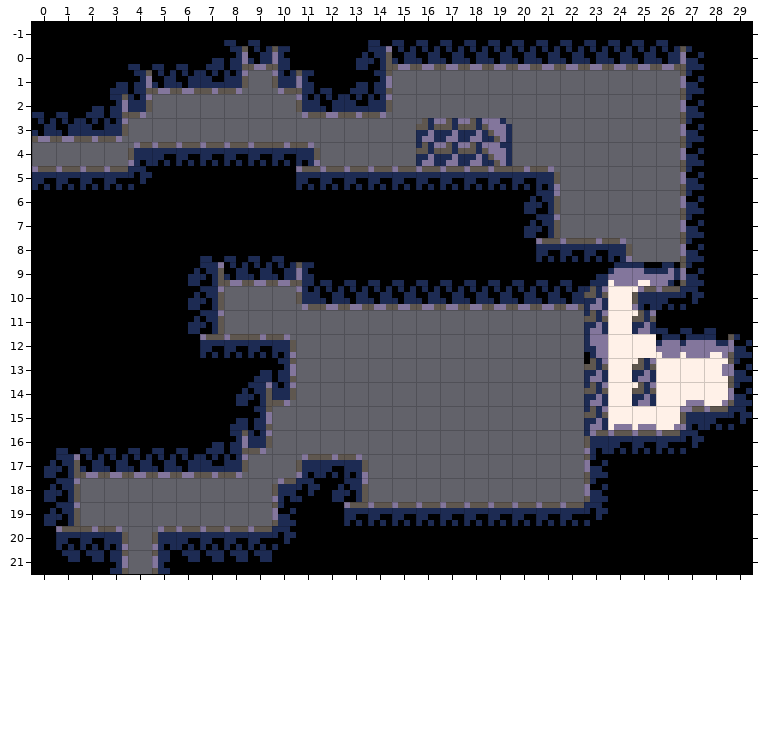
Two versions of a level (Tiled map, data/maps/room09.tmx). The picture above is the old version.
Cells are 8x8 px. Shown: x 0..29, y -1..21. The commit also replaced the tileset; all pictures use the new one.
After:
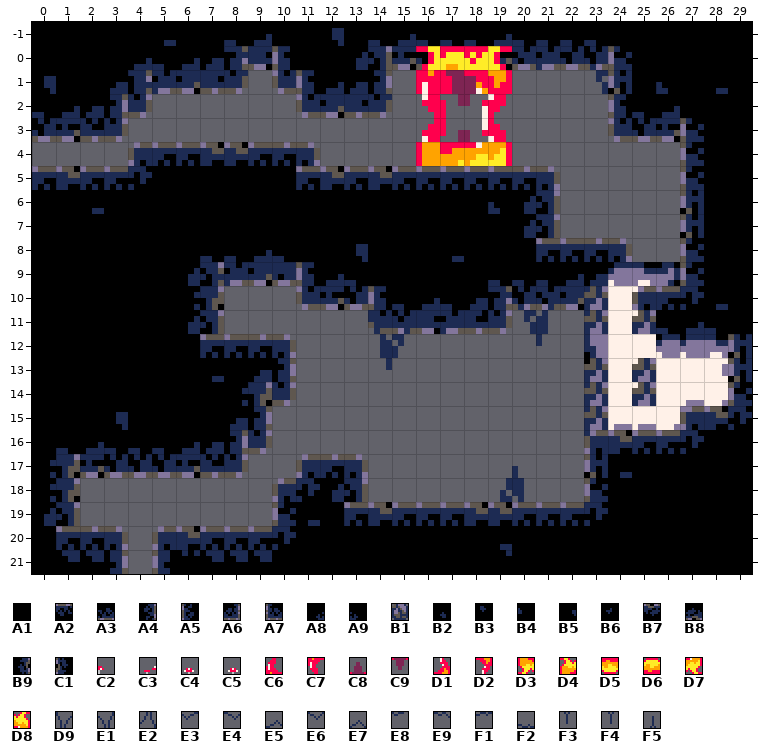
Key: from "tileset": A1 0, A2 1, A3 1 turned 180, A4 2, A5 2 turned 180, A6 3 flipped up-down, A7 3 turned 180, A8 4 flipped up-down, A9 4 turned 180, B1 6, B2 7, B3 7 turned 180, B4 8, B5 8 turned 180, B6 9, B7 10, B8 10 turned 180, B9 11 flipped left-right, C1 11 flipped up-down, C2 44 flipped left-right "decor", C3 45 flipped left-right "decor", C4 46 "decor", C5 46 flipped left-right "decor", C6 56 "decor", C7 56 flipped up-down "decor", C8 57 "decor", C9 57 flipped up-down "decor", D1 58 "decor", D2 58 flipped up-down "decor", D3 59, D4 59 flipped up-down, D5 60, D6 60 flipped up-down, D7 61, D8 61 flipped up-down, D9 64 "decor", E1 64 flipped left-right "decor", E2 64 turned 180 "decor", E3 65 "decor", E4 65 flipped left-right "decor", E5 65 turned 180 "decor", E6 66 "decor", E7 66 flipped up-down "decor", E8 67 "decor", E9 68 "decor", F1 69 "decor", F2 69 flipped up-down "decor", F3 80 "decor", F4 80 flipped left-right "decor", F5 80 turned 180 "decor".
__ is an empty cell, .. an unchanged one.
Difference:
--- layer "Tiles"
@@ x 0..29 @@
- 0 .. .. .. .. .. A1 .. .. .. A3 .. A1 A1 .. .. A3 .. .. .. A3 .. .. .. .. A3 A3 A3 A9 .. ..
- 1 .. .. .. .. A3 .. A3 .. __ __ .. .. .. .. .. .. __ __ __ .. __ __ __ __ __ __ __ A5 .. ..
- 2 A1 .. .. .. __ __ __ __ .. .. .. .. A3 .. .. .. __ __ __ .. .. .. .. __ __ __ __ A5 A1 ..
- 3 .. A3 .. .. .. .. .. .. .. .. .. .. __ __ .. .. .. .. .. .. .. .. .. .. __ __ __ A5 .. ..
- 4 .. .. .. .. .. .. __ .. .. .. .. .. .. .. .. .. B1 B1 B1 .. .. .. .. .. .. .. .. .. .. ..
- 5 .. .. .. .. .. .. .. A2 A2 .. .. .. __ __ __ .. B1 B1 B1 .. .. .. .. .. .. .. .. .. .. ..
- 6 .. A2 .. .. .. .. .. .. .. .. .. .. A2 .. A2 .. .. .. .. .. .. .. .. .. .. .. .. .. .. ..
- 7 .. .. A1 .. .. .. .. .. .. .. .. .. .. .. .. .. .. .. A1 A1 .. .. .. .. .. .. .. A5 .. ..
- 8 .. .. .. .. .. .. .. .. .. .. .. .. .. .. .. .. .. .. .. .. .. .. .. .. .. .. .. A5 .. ..
- 9 .. .. .. .. .. .. .. .. .. A3 .. .. A1 A1 .. .. .. A1 .. .. .. .. .. .. .. .. .. .. .. ..
-10 .. .. .. .. .. .. .. __ __ __ __ .. A3 .. A3 A3 A3 A3 A3 .. .. .. A3 .. .. .. .. .. .. ..
-11 .. .. .. .. .. .. A4 .. .. .. .. .. .. .. __ __ __ __ __ __ __ __ __ .. .. .. .. .. A1 ..
-12 .. .. .. .. .. .. .. .. .. .. .. .. .. .. __ __ __ __ .. .. __ .. .. .. .. .. .. A3 .. ..
-13 .. .. .. .. .. .. .. .. .. .. .. .. .. .. __ .. .. .. .. .. .. .. .. .. .. .. .. .. .. A5
-14 .. .. .. .. .. .. .. A1 .. .. .. .. .. .. .. .. .. .. .. .. .. .. .. .. .. .. .. .. .. A5
-15 .. .. .. .. .. .. .. .. A4 .. .. .. .. .. .. .. .. .. .. .. .. .. .. .. .. .. .. .. .. ..
-16 .. .. A1 A1 .. .. .. .. .. .. .. .. .. .. .. .. .. .. .. .. .. .. .. .. .. .. .. .. A2 ..
-17 .. .. A3 .. .. .. A3 .. .. .. .. .. .. .. .. .. .. .. .. .. .. .. .. .. A2 .. .. .. .. ..
-18 A4 .. .. .. .. .. .. .. .. .. .. .. .. .. .. .. .. .. .. __ .. .. .. A5 A1 .. .. .. .. ..
-19 A4 .. .. .. .. .. .. .. .. .. .. .. .. .. __ .. .. __ __ __ .. .. .. .. .. .. .. .. .. ..
-20 .. .. .. .. .. .. .. .. .. .. .. A1 .. .. A2 .. .. .. A2 A2 .. .. .. .. .. .. .. .. .. ..
-21 .. .. .. .. .. .. A2 .. .. .. .. .. .. .. .. .. .. .. .. A1 .. .. .. .. .. .. .. .. .. ..
+ 0 .. .. .. .. .. B6 .. .. .. B8 .. B5 B3 .. .. B8 .. .. .. B8 .. .. .. .. A9 A1 A1 A1 .. ..
+ 1 .. .. .. .. B8 .. B8 .. E9 F1 .. .. .. .. .. .. D4 D6 D8 .. E6 E8 E4 E1 A5 A1 A1 A1 .. ..
+ 2 B3 .. .. .. E6 E8 E9 F1 .. .. .. .. B8 .. .. .. C7 C9 D2 .. .. .. .. F4 C1 B2 B4 A1 B6 ..
+ 3 .. B8 .. .. .. .. .. .. .. .. .. .. E9 F1 .. .. .. .. .. .. .. .. .. .. A7 A3 B8 A9 .. ..
+ 4 .. .. .. .. .. .. C4 .. .. .. .. .. .. .. .. .. C6 C8 D1 .. .. .. .. .. .. .. .. .. .. ..
+ 5 .. .. .. .. .. .. .. B7 B7 .. .. .. C5 C3 C2 .. D3 D5 D7 .. .. .. .. .. .. .. .. .. .. ..
+ 6 .. B7 .. .. .. .. .. .. .. .. .. .. B7 .. B7 .. .. .. .. .. .. .. .. .. .. .. .. .. .. ..
+ 7 .. .. B6 .. .. .. .. .. .. .. .. .. .. .. .. .. .. .. B2 B4 .. .. .. .. .. .. .. C1 .. ..
+ 8 .. .. .. .. .. .. .. .. .. .. .. .. .. .. .. .. .. .. .. .. .. .. .. .. .. .. .. C1 .. ..
+ 9 .. .. .. .. .. .. .. .. .. B8 .. .. B5 B3 .. .. .. B6 .. .. .. .. .. .. .. .. .. .. .. ..
+10 .. .. .. .. .. .. .. E6 E8 E9 F1 .. B8 .. A9 A1 A1 A1 A8 .. .. .. B8 .. .. .. .. .. .. ..
+11 .. .. .. .. .. .. B9 .. .. .. .. .. .. .. A7 A3 B8 A3 A6 E4 E1 E8 E9 .. .. .. .. .. B6 ..
+12 .. .. .. .. .. .. .. .. .. .. .. .. .. .. D9 E3 E6 E8 .. .. F4 .. .. .. .. .. .. B8 .. ..
+13 .. .. .. .. .. .. .. .. .. .. .. .. .. .. F3 .. .. .. .. .. .. .. .. .. .. .. .. .. .. C1
+14 .. .. .. .. .. .. .. B6 .. .. .. .. .. .. .. .. .. .. .. .. .. .. .. .. .. .. .. .. .. C1
+15 .. .. .. .. .. .. .. .. B9 .. .. .. .. .. .. .. .. .. .. .. .. .. .. .. .. .. .. .. .. ..
+16 .. .. B5 B3 .. .. .. .. .. .. .. .. .. .. .. .. .. .. .. .. .. .. .. .. .. .. .. .. B7 ..
+17 .. .. B8 .. .. .. B8 .. .. .. .. .. .. .. .. .. .. .. .. .. .. .. .. .. B7 .. .. .. .. ..
+18 B9 .. .. .. .. .. .. .. .. .. .. .. .. .. .. .. .. .. .. F5 .. .. .. C1 B6 .. .. .. .. ..
+19 B9 .. .. .. .. .. .. .. .. .. .. .. .. .. E7 .. .. F2 E5 E2 .. .. .. .. .. .. .. .. .. ..
+20 .. .. .. .. .. .. .. .. .. .. .. B6 .. .. B7 .. .. .. B7 B7 .. .. .. .. .. .. .. .. .. ..
+21 .. .. .. .. .. .. B7 .. .. .. .. .. .. .. .. .. .. .. .. B6 .. .. .. .. .. .. .. .. .. ..
Changed places in both pictures, as pixel boxes (x1, y1, x2, y2):
changed: (44, 28, 752, 562)
